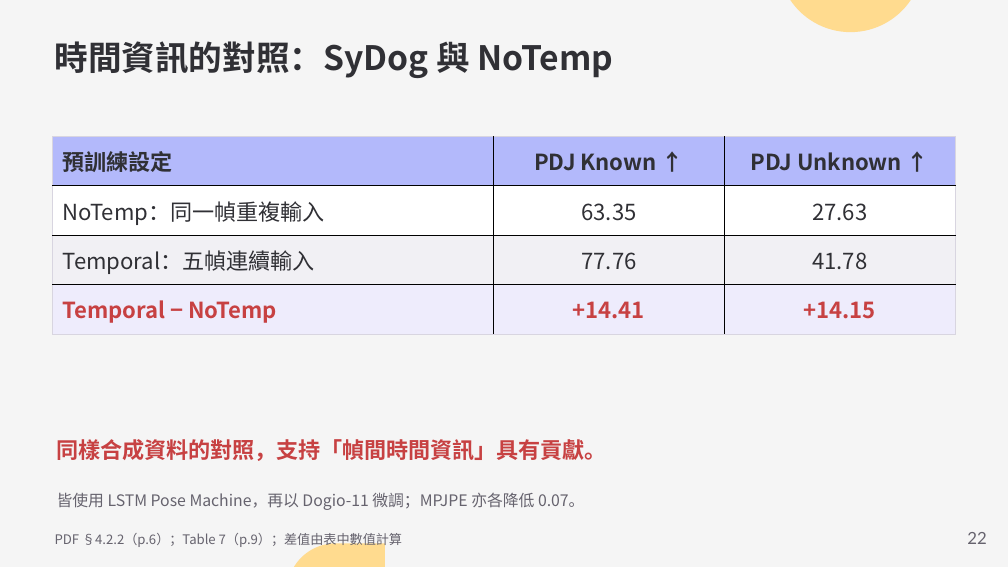
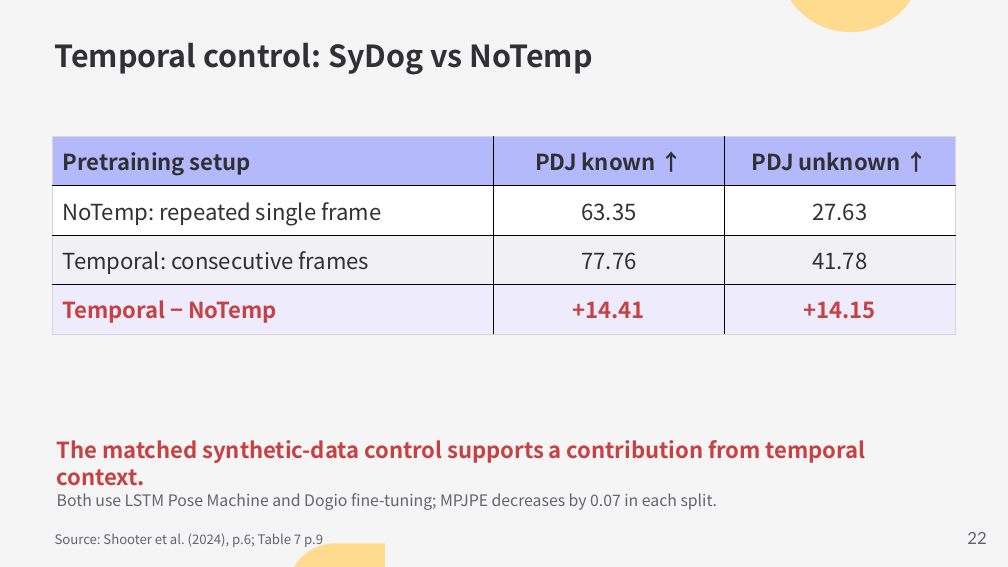
Before and after one commit to Funji713/presentation-design-pro, a slide deck: slide 22 of examples/sydog-video/SyDog-Video.pptx. Drawn at 1008x567 pixels with LibreOffice and Linux fonts; fonts in the diff are those of the drawing. Boxes give left, top, right and bottom in pixels: in the first picture for what was removed or moved away, otherwise in the second. Text is boxed around its words. In the diff, an @@ line names an element or a change of style, - is before the commit and + after.

```diff
--- a/examples/sydog-video/SyDog-Video.pptx
+++ b/examples/sydog-video/SyDog-Video.pptx
@@ text at (55,42,593,75): text changed; size 24 to 21.8 pt @@
-時間資訊的對照：SyDog 與 NoTemp
+Temporal control: SyDog vs NoTemp
@@ table at (52,136,956,334) @@
-row 1: 預訓練設定 | PDJ Known ↑ | PDJ Unknown ↑
+row 1: Pretraining setup | PDJ known ↑ | PDJ unknown ↑
-row 2, column 1: NoTemp：同一幀重複輸入
+row 2, column 1: NoTemp: repeated single frame
-row 3, column 1: Temporal：五幀連續輸入
+row 3, column 1: Temporal: consecutive frames
@@ text at (57,440,866,486): text changed @@
-同樣合成資料的對照，支持「幀間時間資訊」具有貢獻。
+The matched synthetic-data control supports a contribution from temporal context.
@@ text at (57,493,717,510): text changed @@
-皆使用 LSTM Pose Machine，再以 Dogio-11 微調；MPJPE 亦各降低 0.07。
+Both use LSTM Pose Machine and Dogio fine-tuning; MPJPE decreases by 0.07 in each split.
@@ text at (55,533,323,548): text changed @@
-PDF §4.2.2（p.6）；Table 7（p.9）；差值由表中數值計算
+Source: Shooter et al. (2024), p.6; Table 7 p.9
```
Also in this commit, not shown: 21 other slides changed, 9 slides added, 9 slides removed, 5 other files.
